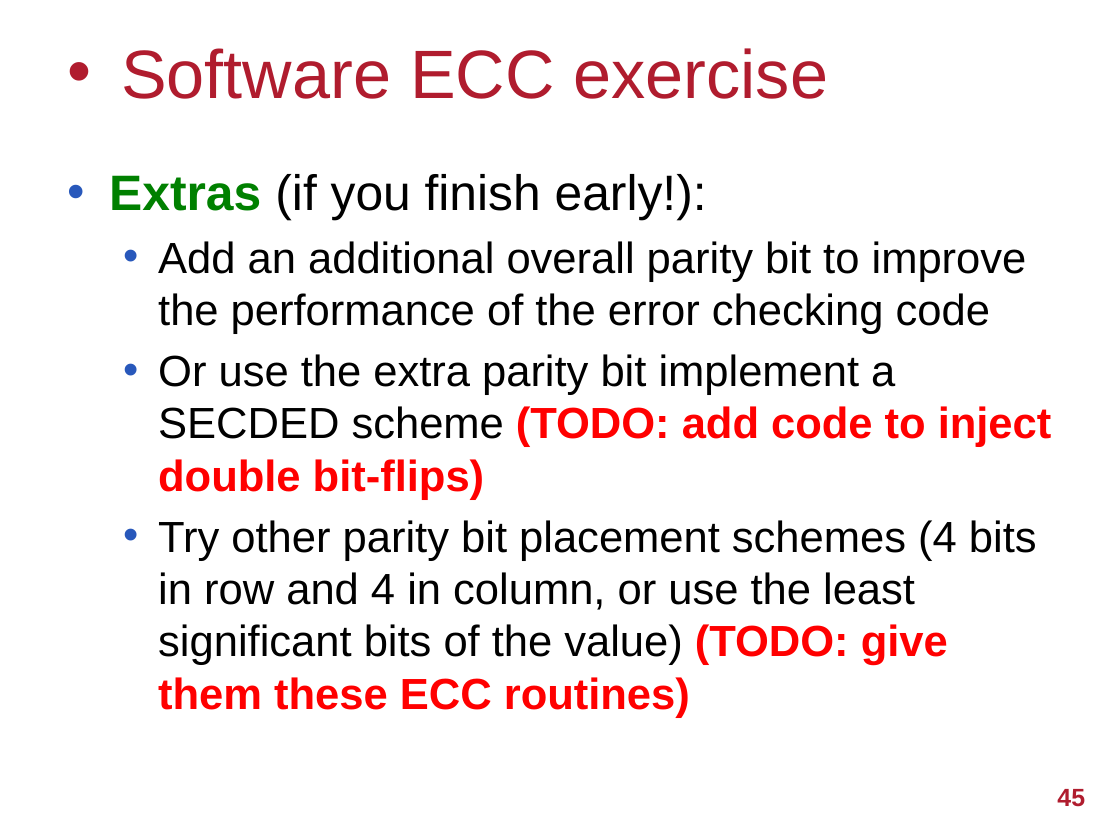
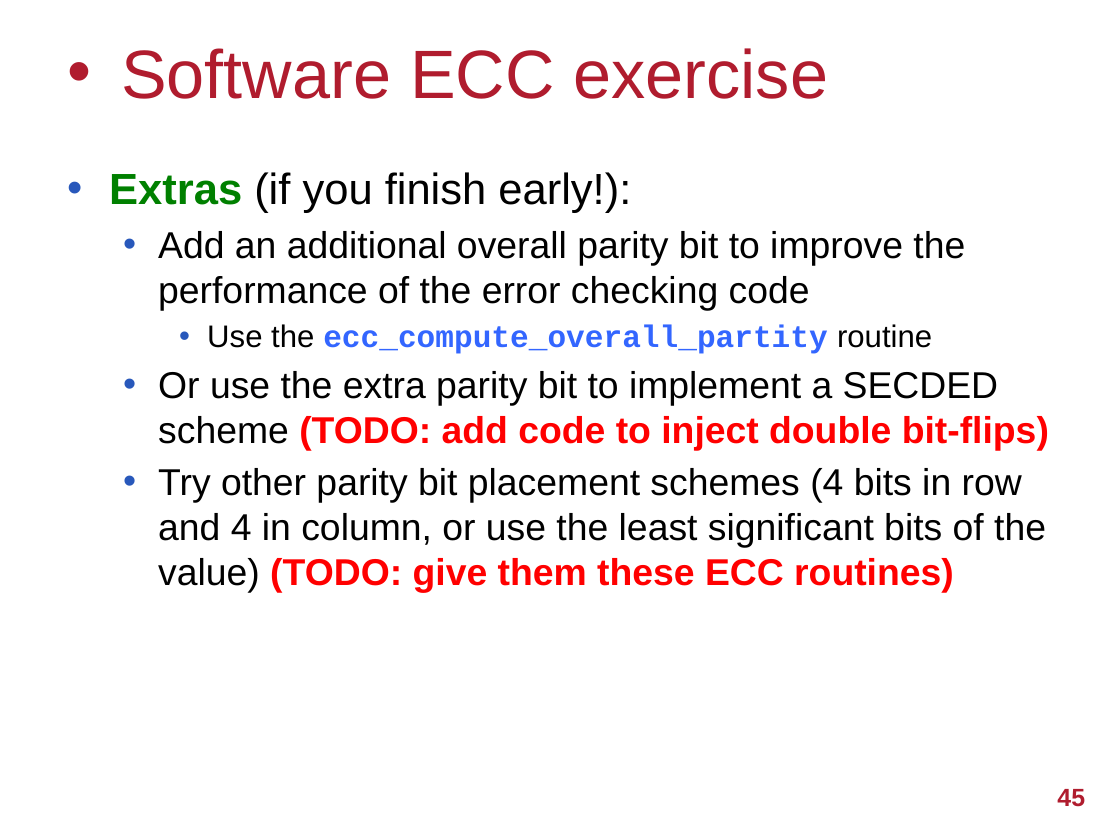
Before and after one commit to UoB-HPC/abft-training, a slide deck: slide 45 of sparse-abft.pptx. Drawn at 1120x840 pixels with LibreOffice and Linux fonts; fonts in the diff are those of the drawing; background and template pictures are left out. Boxes give left, top, right and bottom in pixels: in the first picture for what was removed or moved away, otherwise in the second. Text is boxed around its words. In the diff, an @@ line names an element or a change of style, - is before the commit and + after.

Commit message:
Update exercise description in slides

```diff
--- a/sparse-abft.pptx
+++ b/sparse-abft.pptx
@@ text at [109, 172, 1046, 593]: size 32 to 28 pt in "Extras (if you finish early!):"; size 28 to 24 pt in "Add an additional overall parity bit to ...", "Try other parity bit placement schemes (4 ..." @@
@@ text at [158, 324, 1049, 451]: text changed; size 28 to 24 pt; bold on @@
-  • Or use the extra parity bit implement a SECDED scheme (TODO: add code to inject double bit-flips)
+    • Use the ecc_compute_overall_partity routine
+  • Or use the extra parity bit to implement a SECDED scheme (TODO: add code to inject double bit-flips)
```
Also in this commit, not shown: 1 other slide changed.
